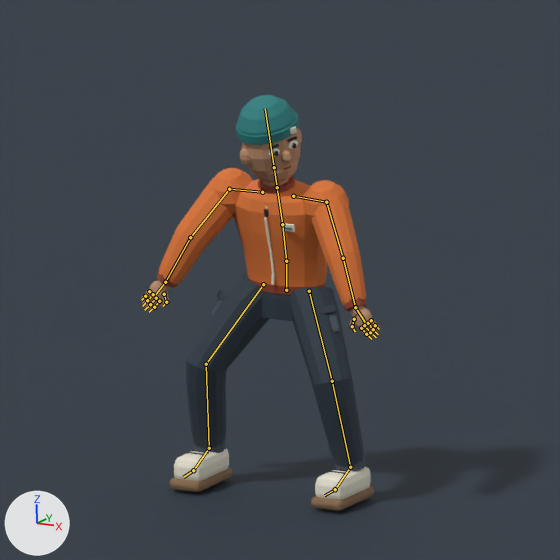
An edit to the Blender file art/characters/ssk_skater.blend, drawn before and after from the same camera.
Rendered twice from the file's camera 'Character portrait'. Every picture has the same lights, and +X, +Y and +Z are marked at lower left. The older version comes first. Both versions are drawn at frame 31 of the action 'crouch_preview'; the numbers are the values there. The bones that change, and the others that lie on the model, are drawn over the model as lines.

In view in the first picture: 'Skater_Mesh', 'Studio floor'.
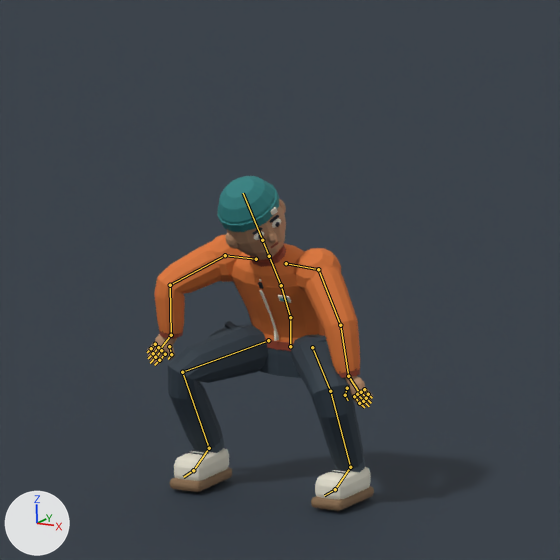
Where the change shows, as pixel boxes [x1, y1, x2, y2] in the pictures (560 x 560 px):
'Skater_Mesh', posed (19% shorter)
    before: [141, 95, 380, 511]
    after: [147, 176, 374, 511]
bone 'pelvis', root to tip
    before: (286, 290) to (286, 261)
    after: (290, 346) to (290, 317)
bone 'spine', root to tip
    before: (286, 261) to (282, 224)
    after: (290, 317) to (281, 285)
bone 'chest', root to tip
    before: (282, 224) to (277, 187)
    after: (281, 285) to (269, 256)

The change in detail:
Bone 'pelvis' (bone_pelvis) moves from (0.0, -0.085, -0.055) to (-0.03, -0.34, -0.144).
Bone 'pelvis' (bone_pelvis) turns from (0, 0, 0) to (0, -3, 0) degrees about its own x, y and z.
Bone 'spine' (bone_spine) turns from (12, 0, 0) to (25, 0, 0) degrees about its own x, y and z.
Bone 'chest' (bone_chest) turns from (5, 0, 0) to (8, 0, 0) degrees about its own x, y and z.
Bone 'CTRL_hand.L' (bone_ctrl_hand_l) moves from (-0.04, 0.049, -0.201) to (-0.267, 0.248, -0.295).
Bone 'CTRL_hand.R' (bone_ctrl_hand_r) moves from (0.04, 0.049, -0.201) to (0.177, 0.223, -0.254).
